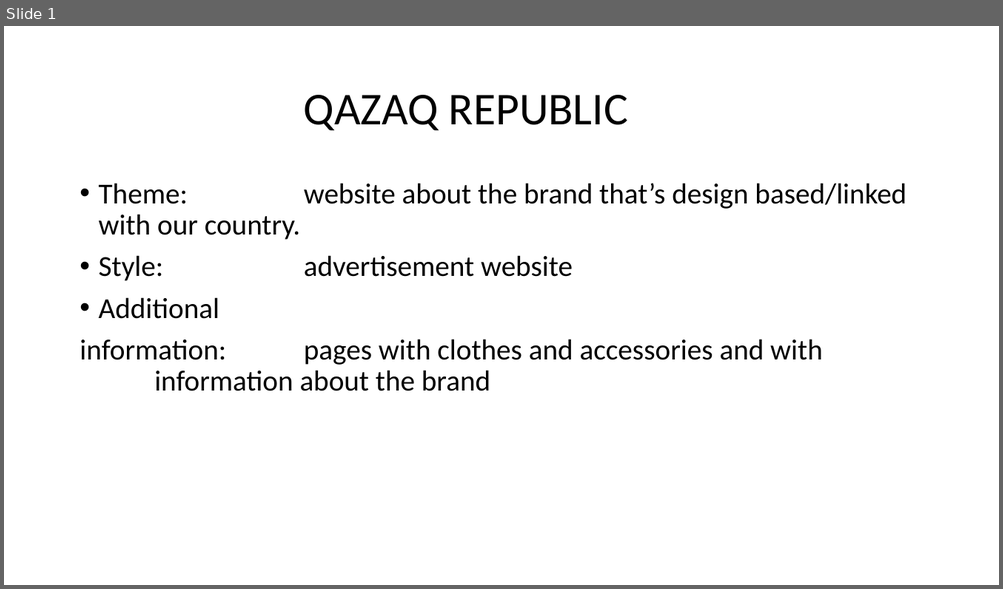
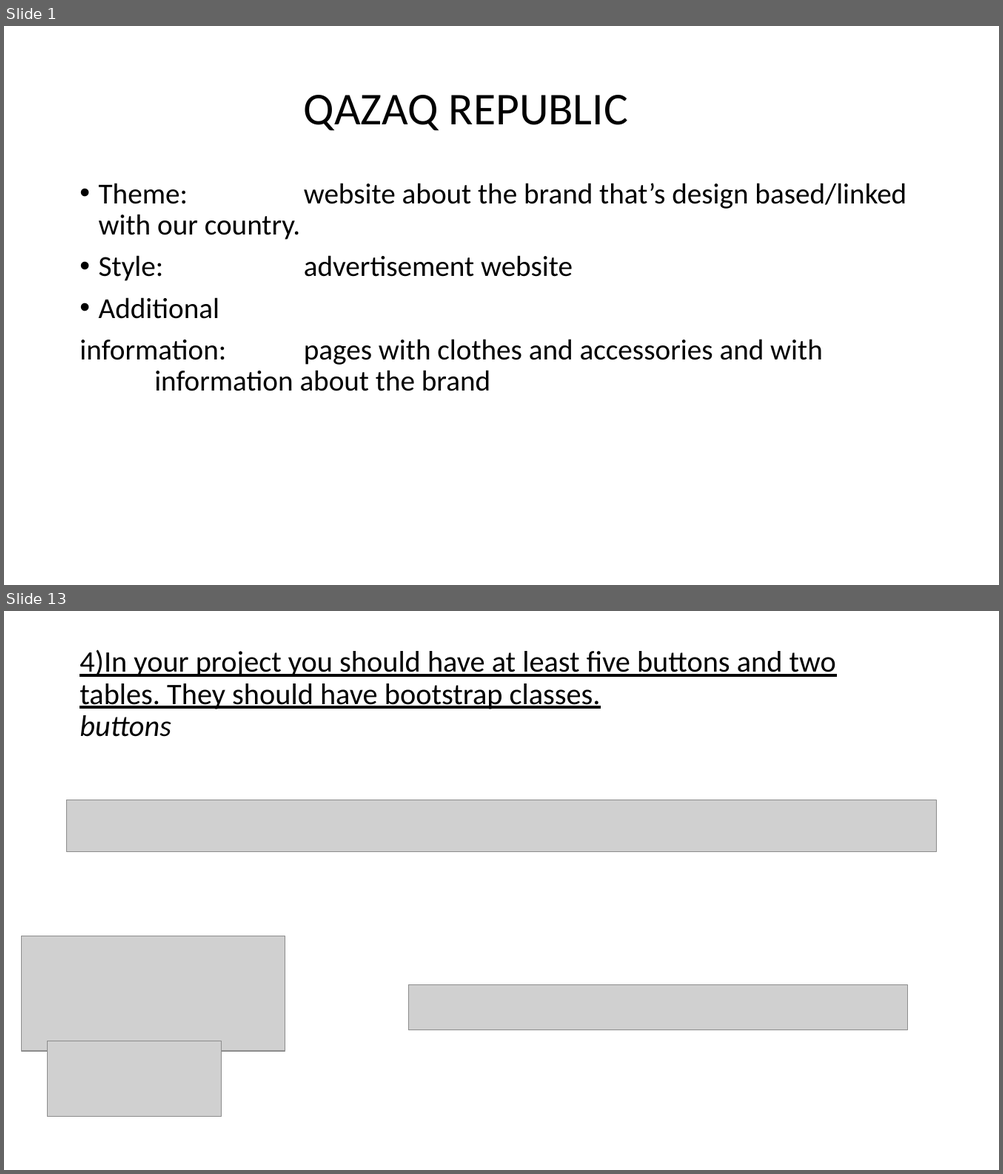
Before and after one commit to tanbayevagulnara/project-2, a slide deck: project2.pptx. Shown one above the other, each under a label of ours: slide 1 before the commit, slides 1 and 13 after it; the slides between them are not shown. The pictures are 1003x589 and 1003x1174 pixels, drawn with LibreOffice and Linux fonts; fonts in the diff are those of the drawing; grey boxes stand for pictures. Boxes give left, top, right and bottom in pixels: in the first picture for what was removed or moved away, otherwise in the second. Text is boxed around its words. In the diff, an @@ line names an element or a change of style, - is before the commit and + after.

```diff
--- a/project2.pptx
+++ b/project2.pptx
@@ slide 13 added at (4,611,999,1170), background #FFFFFF @@
@@ title added at (79,649,836,737), 28.8 pt, text #000000, underline @@
+4)In your project you should have at least five buttons and two tables. They should have bootstrap classes.
+buttons
@@ picture added at (67,800,936,853) @@
@@ picture added at (21,937,285,1051) @@
@@ picture added at (408,985,908,1031) @@
@@ picture added at (47,1042,221,1117) @@
```
Also in this commit, not shown: 25 other slides added, 2 slides removed, 4 other files.
